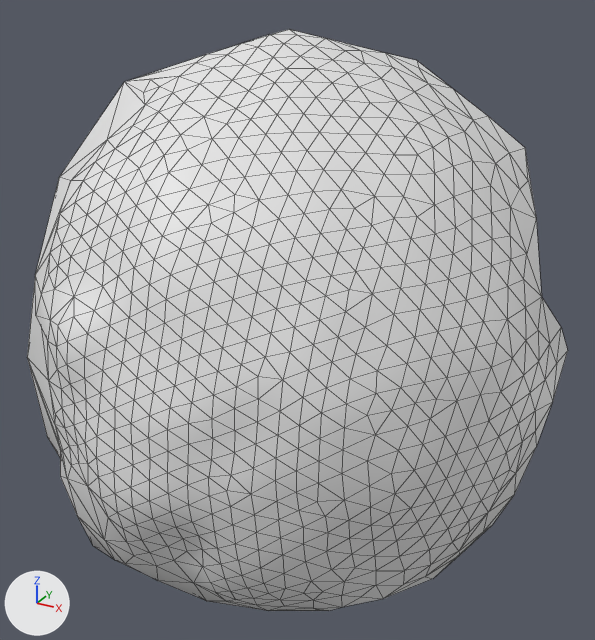
A saved change to the OBJ model res/final/onecam_fullvolume/cleanedup/FullVolium.000304.obj.
Rendered twice from a 50 mm camera at (-440.2, 63.6, 239.8) aimed at (-529.0, 225.1, 159.0). Every picture has the same lights, and +X, +Y and +Z are marked at lower left. Mesh edges are drawn as thin lines. Where no turn or scale is listed for an object, it has been applied to the vertices.

Objects in the first picture: 'FullVolium.000304'.
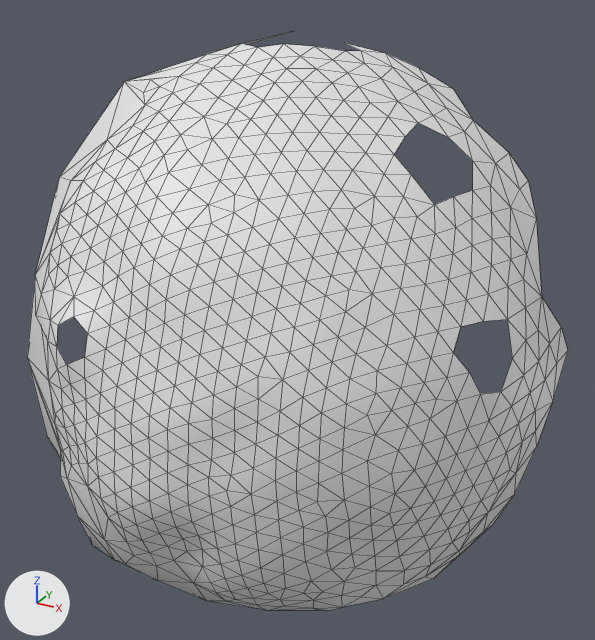
What differs and where, as boxes (x1, y1, x2, y2) in the pictures (595 x 640 px):
'FullVolium.000304', reshaped
    before: (27, 29, 568, 611)
    after: (27, 31, 568, 611)
part 1 of me_fullvolium_000304, deleted
    before: (453, 320, 512, 394)
part 2 of me_fullvolium_000304, deleted
    before: (394, 123, 473, 204)
part 3 of me_fullvolium_000304, deleted
    before: (242, 29, 536, 214)
part 4 of me_fullvolium_000304, deleted
    before: (57, 317, 88, 365)

The edits, one by one:
me_fullvolium_000304 is used by ob_fullvolium_000304; location (0.0, 0.0, 0.0).
Verts and faces of me_fullvolium_000304; kept vertices keep their numbers, new ones are numbered from 597.
Before the commit, vertices of me_fullvolium_000304: 388 (-546.7, 170.9, 168.1) at pixel (84, 357), 389 (-546.8, 172.4, 172.6) at pixel (87, 333), 390 (-550.5, 170.4, 170.8) at pixel (67, 341), 391 (-550.6, 169.6, 166.1) at pixel (66, 364), 490 (-550.8, 173.3, 175.0) at pixel (73, 316).
Before the commit, vertices of me_fullvolium_000304: 547 (-553.9, 171.8, 173.1) at pixel (57, 325), 548 (-554.6, 171.5, 168.3) at pixel (56, 346).
me_fullvolium_000304 had 597 vertices, 1167 faces and spanned x -592.8..-469.0, y 166.6..273.5, z 77.5..224.4.
me_fullvolium_000304 now has 582 vertices, 1112 faces and spans x -592.8..-469.0, y 166.6..265.3, z 77.5..223.0.
Part 1, on me_fullvolium_000304:
3 vertices are removed from x -480.7..-477.7, y 210.9..216.0, z 164.0..168.8.
12 faces are deleted.
Part 2, on me_fullvolium_000304:
4 vertices are removed from x -499.5..-493.7, y 222.2..228.3, z 199.7..203.8.
15 faces are deleted.
Part 3, on me_fullvolium_000304:
7 vertices are removed from x -541.5..-490.2, y 234.8..273.5, z 195.9..224.4.
22 faces are deleted.
Part 4, on me_fullvolium_000304:
Vertices deleted: 390 (with the faces that use them).
